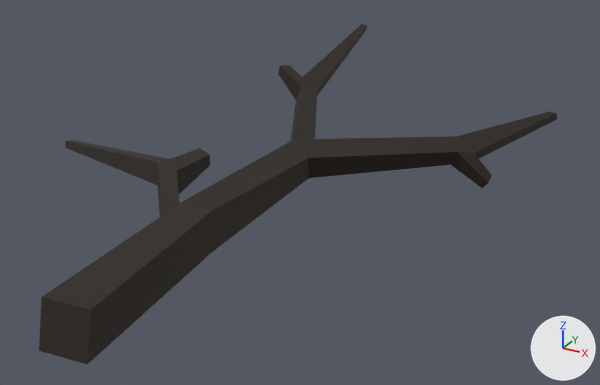
A saved change to the glTF model assets/synty/synty-tree-twig-02.gltf.
Both versions are drawn from a 50 mm lens placed at (0.361, -0.442, 0.25), pointed at (0.025, 0.169, -0.055). The lights are fixed; the arrows at lower right show +X, +Y and +Z. The older version comes first. Vertices at exactly the same position are counted once.

The first picture shows 'SM_Tree_Twig_02'.
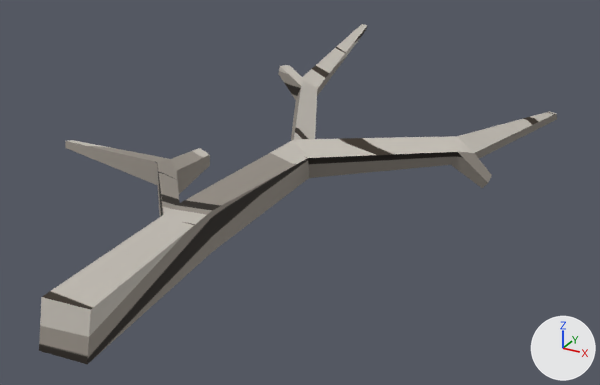
Where the change shows, as pixel boxes (x1, y1, x2, y2) in the pictures (600 x 385 px):
'SM_Tree_Twig_02', recoloured, surface changed (black to grey)
    both: (39, 24, 557, 360)

The change, as a list of edits to the scene's bpy script:
```text
Change mat_lambert2:
    remove # nodes: BsdfPrincipled, Mix, OutputMaterial, TexImage
    remove # colours: light grey #cccccc
    nodes: BsdfPrincipled, Math x2, OutputMaterial, TexImage
Change me_sm_tree_twig_02:
    where me_sm_tree_twig_02.from_pydata(...)  # 57 vertices, 110 faces; spans x -0.242..0.204, y -0.172..0.504, z -0.054..0.027
    used by ob_sm_tree_twig_02; location = (0.0, 0.0, 0.0)
    me_sm_tree_twig_02 part 1: texture (UV) coordinates of 110 of 110 faces, centred in x -0.24..0.202, y -0.169..0.503, z -0.051..0.023, changed; they spanned u 0.69..0.69, v 0.36..0.36 and now span u -0.71..0.29, v 0.76..1.71
```
